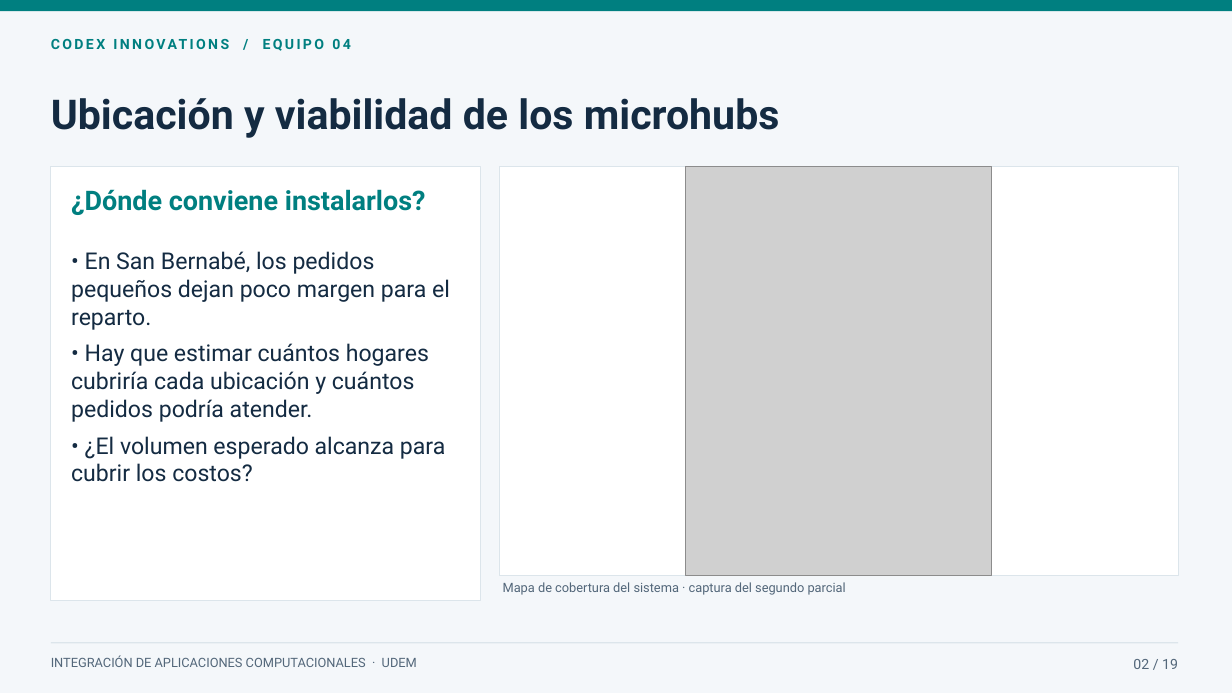
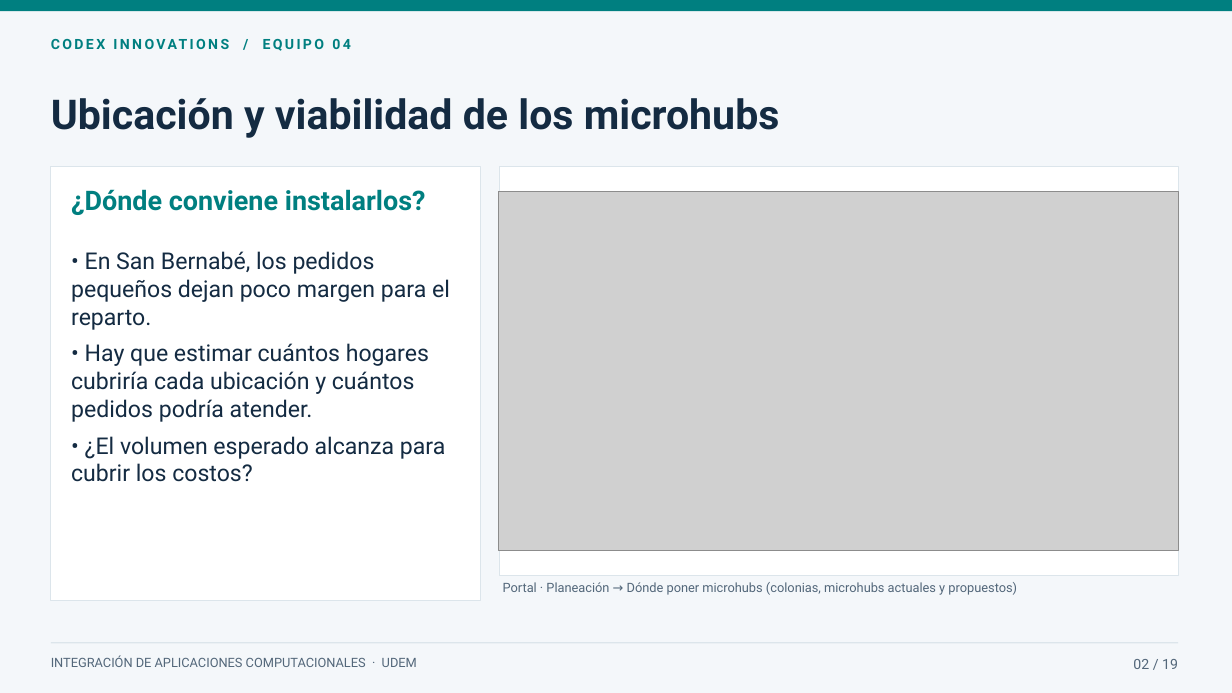
Before and after one commit to mauro-castp/proyecto-integracion, a slide deck: slide 2 of presentacion/Microhubs · Presentación final.pptx. Drawn at 1232x693 pixels with LibreOffice and Linux fonts; fonts in the diff are those of the drawing; grey boxes stand for pictures. Boxes give left, top, right and bottom in pixels: in the first picture for what was removed or moved away, otherwise in the second. Text is boxed around its words. In the diff, an @@ line names an element or a change of style, - is before the commit and + after.

```diff
--- a/presentacion/Microhubs · Presentación final.pptx
+++ b/presentacion/Microhubs · Presentación final.pptx
@@ picture removed at (x1=686, y1=166, x2=993, y2=576) @@
@@ picture added at (x1=499, y1=192, x2=1178, y2=551) @@
@@ text at (x1=503, y1=582, x2=1017, y2=595): text changed @@
-Mapa de cobertura del sistema · captura del segundo parcial
+Portal · Planeación → Dónde poner microhubs (colonias, microhubs actuales y propuestos)
```
Also in this commit, not shown: 9 other slides changed, 23 other files.
